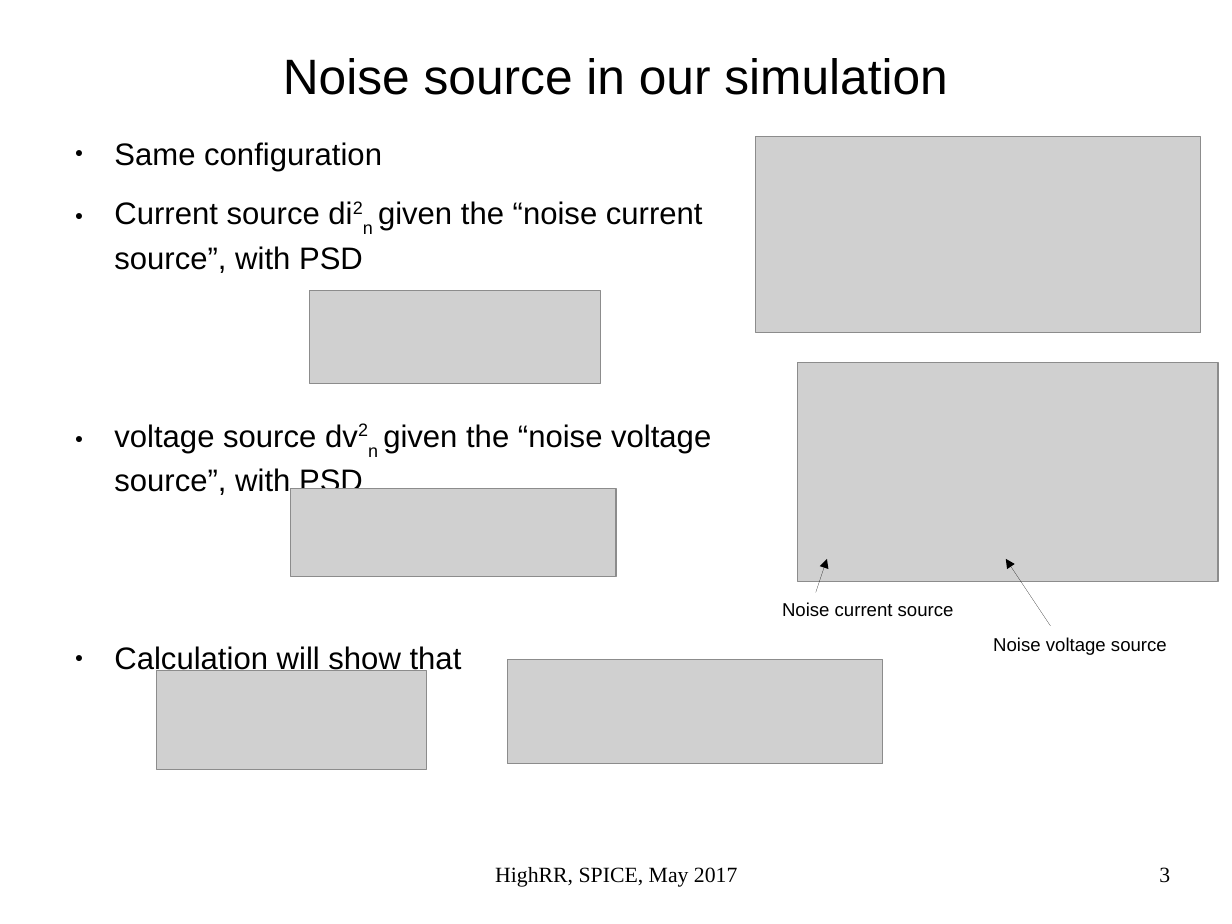
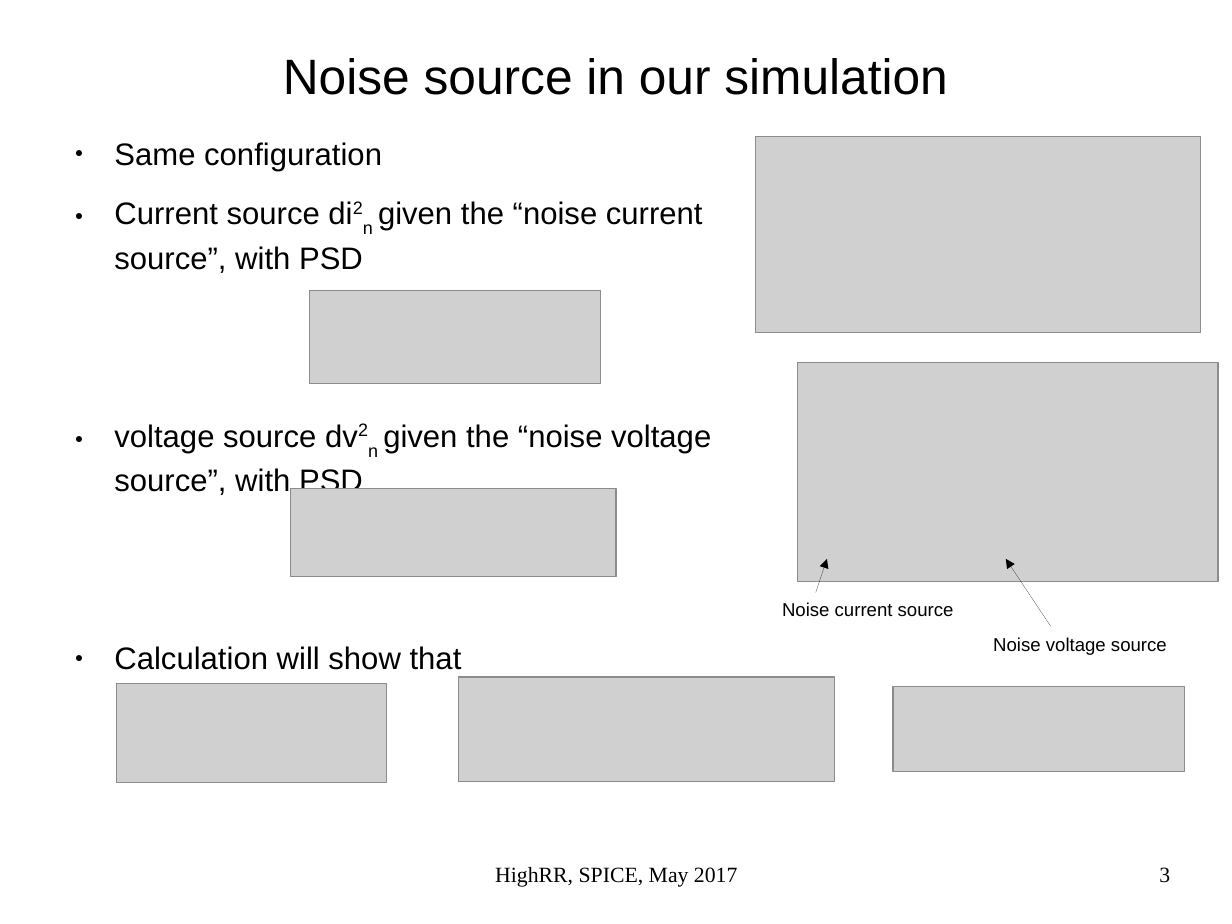
Before and after one commit to yuanzx10/slides, a slide deck: slide 3 of HighRR_Handson_2017/Day3_HandsOn_Solutions.odp. Drawn at 1232x924 pixels with LibreOffice and Linux fonts; fonts in the diff are those of the drawing; grey boxes stand for pictures. Boxes give left, top, right and bottom in pixels: in the first picture for what was removed or moved away, otherwise in the second. Text is boxed around its words. In the diff, an @@ line names an element or a change of style, - is before the commit and + after.

```diff
--- a/HighRR_Handson_2017/Day3_HandsOn_Solutions.odp
+++ b/HighRR_Handson_2017/Day3_HandsOn_Solutions.odp
@@ picture: place and size @@
-picture at <box>157,671,426,769</box>
+picture at <box>117,684,387,783</box>
@@ picture: place and size @@
-picture at <box>508,660,883,764</box>
+picture at <box>459,677,835,781</box>
@@ picture added at <box>893,686,1185,771</box> @@
```
Also in this commit, not shown: 2 other slides changed, 2 slides added, 1 other file.
